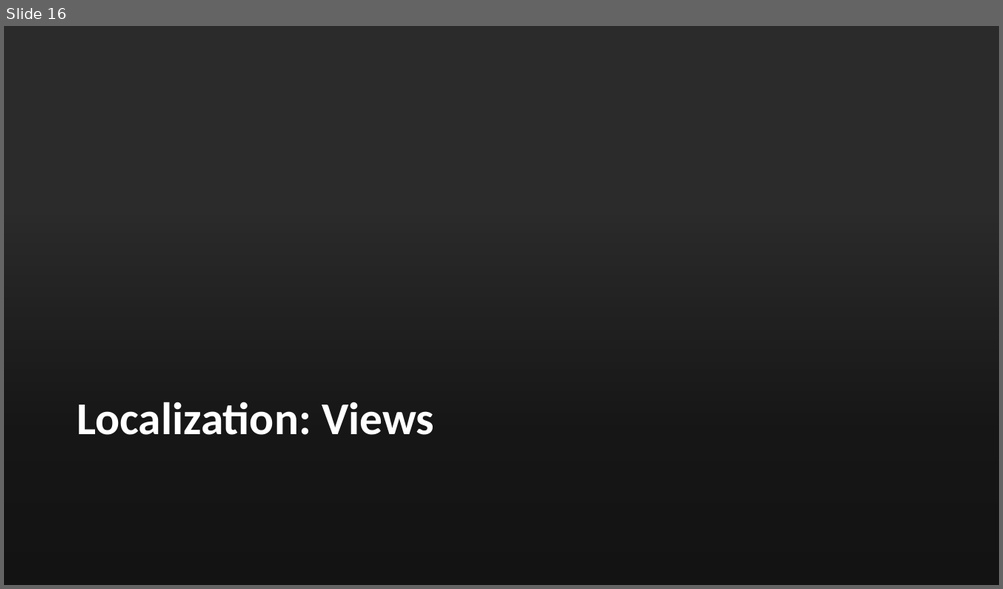
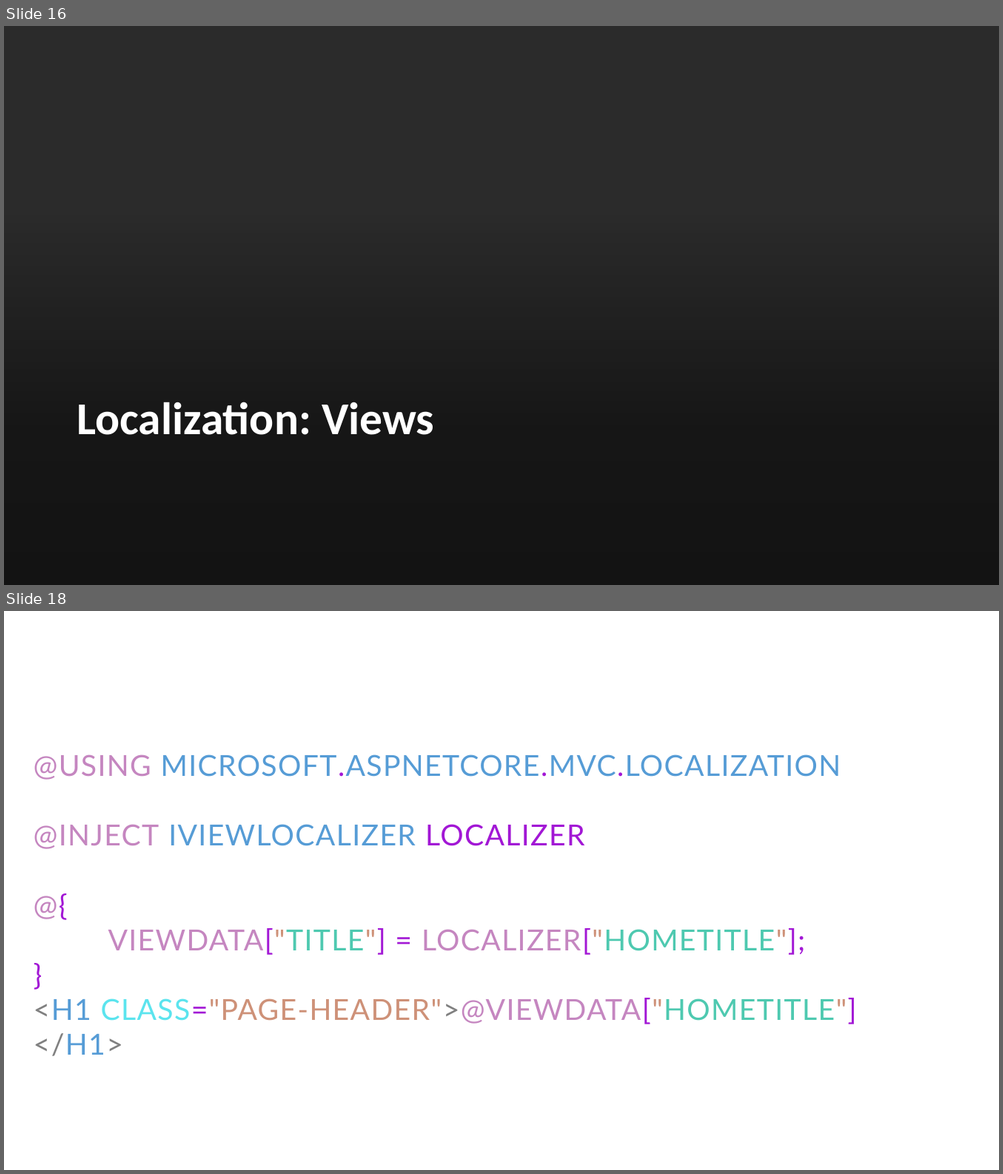
Before and after one commit to cwoodruff/ASPNETCore-I18n, a slide deck: Globalizing Your ASP.NET 8 Presence.pptx. Shown one above the other, each under a label of ours: slide 16 before the commit, slides 16 and 18 after it; the slides between them are not shown. The pictures are 1003x589 and 1003x1174 pixels, drawn with LibreOffice and Linux fonts; fonts in the diff are those of the drawing; background and template pictures are left out; a plain dark background stands for a picture behind light text. Boxes give left, top, right and bottom in pixels: in the first picture for what was removed or moved away, otherwise in the second. Text is boxed around its words. In the diff, an @@ line names an element or a change of style, - is before the commit and + after.

```diff
--- a/Globalizing Your ASP.NET 8 Presence.pptx
+++ b/Globalizing Your ASP.NET 8 Presence.pptx
@@ slide 18 added at box(4, 611, 999, 1170), background #FFFFFF @@
@@ text added at box(34, 755, 856, 1056), 28 pt, text #569CD6 @@
+@USING MICROSOFT.ASPNETCORE.MVC.LOCALIZATION
+@INJECT IVIEWLOCALIZER LOCALIZER
+@{
+VIEWDATA["TITLE"] = LOCALIZER["HOMETITLE"];
+}
+<H1 CLASS="PAGE-HEADER">@VIEWDATA["HOMETITLE"]
+</H1>
```
Also in this commit, not shown: 3 slides changed, 2 other slides added, 4 slides removed.
